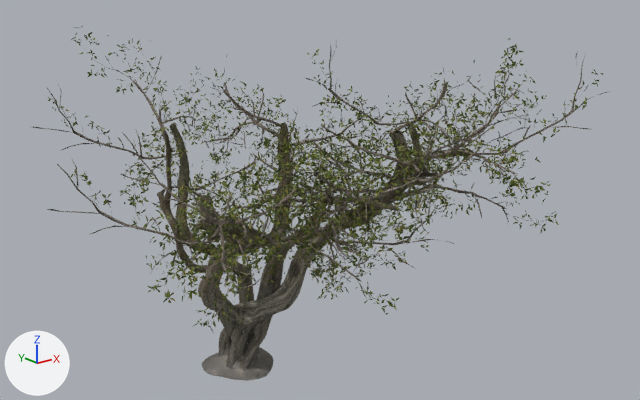
The glTF model assets/models/mid/cay-ven-bien-2.glb, before and after one commit.
One viewpoint serves both versions: a 50 mm lens placed at (-1.067, -1.4, 1.012), pointed at (0.044, -0.011, 0.457). Arrows for +X, +Y and +Z are at lower left; the lights stay in place. The older version comes first. Where no turn or scale is listed for an object, it has been applied to the vertices. Vertices at exactly the same position are counted once.

The first picture shows 'island_tree_02_LOD0'.
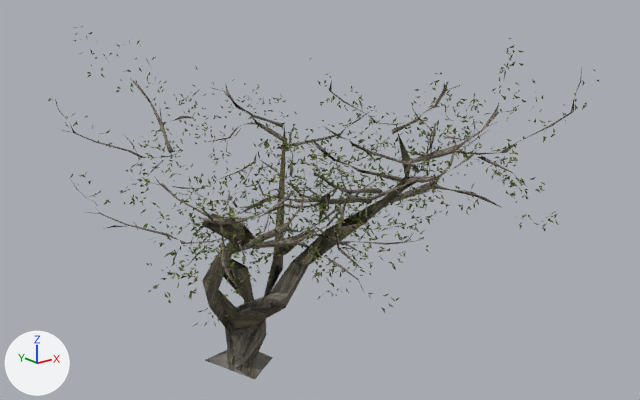
Where the newer file only moved an object's origin or applied its transform, the numbers keep the older frame.

Changed parts and their boxes [x1, y1, x2, y2] in the pictures (640 x 400 px):
'island_tree_02_LOD0', reshaped: before [33, 26, 611, 381]; after [48, 26, 599, 379]
part 1 of me_mesh_001, deleted: before [47, 28, 611, 333]
part 2 of me_mesh_001, cut back: before [33, 32, 587, 381]; after [48, 32, 587, 367]

The change in detail:
me_mesh_001 is used by ob_island_tree_02_lod0; location (0.0, 0.003, 0.405).
me_mesh_001 had 45644 vertices, 31728 faces and spanned x -0.5..0.5, y -0.48..0.48, z -0.405..0.405.
me_mesh_001 now has 11049 vertices, 4675 faces and spans x -0.469..0.451, y -0.48..0.477, z -0.403..0.405.
me_mesh_001 part 1: 7675 loose pieces with 25450 vertices, spanning x -0.462..0.5, y -0.48..0.455, z -0.104..0.4, are deleted.
me_mesh_001 part 2: 75 vertices moved within x -0.36..0.391, y -0.359..0.41, z -0.037..0.36; 9964 vertices removed from x -0.5..0.463, y -0.476..0.48, z -0.405..0.386; 819 vertices added at x -0.451..0.428, y -0.451..0.455, z -0.297..0.386.
